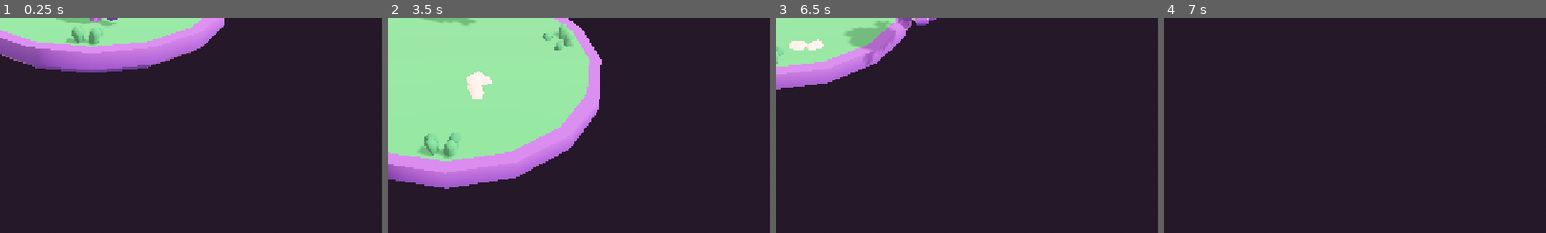
Above: before the commit, frames 1-4 (left to right).
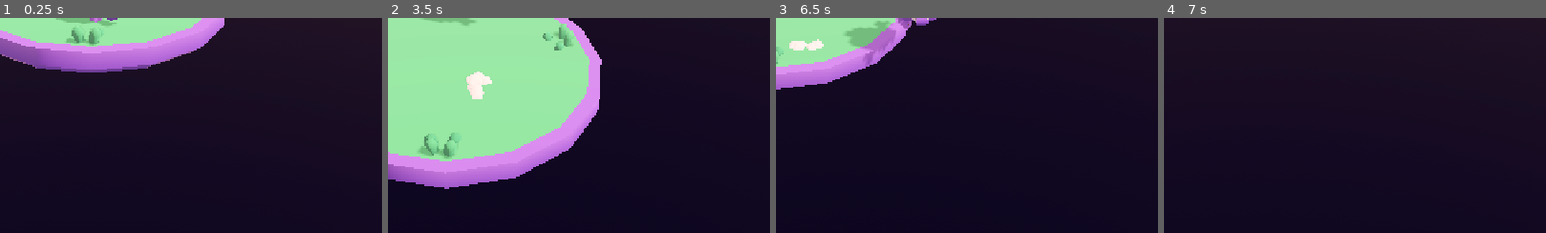
Above: after the commit, the same moments.

Repository: Grahaam/memory-quest
Game: Godot game, scene res://scenes/chapters/chapter_01_falling_in_love.tscn
The game is run twice, just before and just after one commit, with the same random seed, the same clock (stepped at 60 frames per second) and the same inputs.
Inputs:
- Up to frame 1 (0.25 s): no input
- Up to frame 2 (3.5 s): hold D (move_right) 0.53-1.28 s; tap Down (camera_down) at 0.6 s; tap Space (jump) at 0.77, 1.52, 3.02 s; hold S (move_back) 1.28-2.03 s; tap Left (camera_left) at 1.35 s; hold D (move_right) 2.03-2.78 s; tap Right (camera_right) at 2.1 s; hold W (move_forward) from 2.78 s (still down); tap Up (camera_up) at 2.85 s
- Up to frame 3 (6.5 s): release W (move_forward) at 3.53 s; hold A (move_left) 3.53-5.03 s; tap Down (camera_down) at 3.6 s; tap Space (jump) at 3.77, 4.52, 6.02 s; tap Left (camera_left) at 4.35 s; hold S (move_back) 5.03-5.78 s; tap Right (camera_right) at 5.1 s; hold D (move_right) from 5.78 s (still down); tap Up (camera_up) at 5.85 s
- Up to frame 4 (7 s): release D (move_right) at 6.53 s; hold W (move_forward) from 6.53 s (still down); tap Down (camera_down) at 6.6 s; tap Space (jump) at 6.77 s
The pictures show only the part of the screen within x 38-88%, y 50-100%; the shares and areas given below are measured in that part.

The runs differ from the first frame. In frame 2, 0.2% of the frame differs, in the area x 2-45%, y 95-100%; in frame 3, 0.2%; in frame 4, less than 0.1%.

Commit message:
Deepen sky ground half so the dusk gradient reads from the default camera angle
Co-Authored-By: Claude Fable 5.1 <noreply@anthropic.com>

Diff:
--- a/scenes/chapters/chapter_01_environment.tres
+++ b/scenes/chapters/chapter_01_environment.tres
@@ -4,8 +4,9 @@
 sky_top_color = Color(0.55, 0.62, 0.9, 1)
 sky_horizon_color = Color(1, 0.78, 0.74, 1)
 sky_curve = 0.12
-ground_bottom_color = Color(0.62, 0.5, 0.66, 1)
-ground_horizon_color = Color(1, 0.78, 0.74, 1)
+ground_bottom_color = Color(0.36, 0.3, 0.55, 1)
+ground_horizon_color = Color(0.95, 0.68, 0.72, 1)
+ground_curve = 0.3
 sun_angle_max = 20.0
 
 [sub_resource type="Sky" id="Sky_ch1"]
